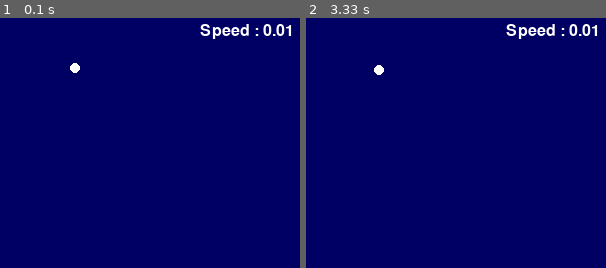
Above: before the commit, frames 1-2 (left to right).
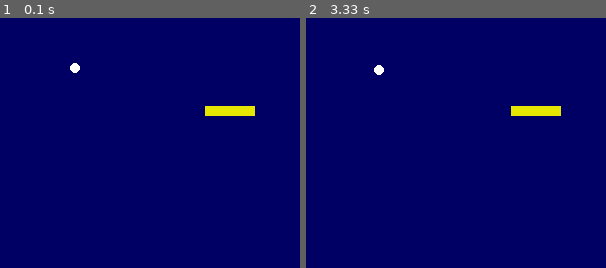
Above: after the commit, the same moments.

Repository: marK-Chow/pygame
Game: pygame game, started from bombcatcher.py
Same seed, same stepped clock (60 frames per second), same inputs: the game is played once before the commit and once after it.
Inputs:
- Up to frame 1 (0.1 s): no input
- Up to frame 2 (3.33 s): hold Right 0.33-0.8 s; hold Right 1.17-1.63 s; hold Left 1.67-2.2 s; hold Left 2.57-2.97 s
The pictures show only the part of the screen within x 50-100%, y 0-50%; the shares and areas given below are measured in that part.

The runs differ from the first frame. In frame 1, 1.4% of the frame differs, in the area x 66-97%, y 2-40%; in frame 2, 1.4%.

Commit message:
New class brick for test

Diff:
--- a/bombcatcher.py
+++ b/bombcatcher.py
@@ -68,6 +68,23 @@
         self.speed = 20
         self.color = blue
 
+class Brick(object):
+    def __init__(self):
+        self.show = False
+        self.width = 50
+        self.height = 10
+        self.color = yellow
+        self.x = random.randint(10, 590)
+        self.y = random.randint(40, 200)
+
+    def set_position(self, bomb):
+        while not self.show:
+            if bomb.x >= self.x and bomb.x <= self.x + self.width and bomb.y >= self.y and bomb.y <= self.y + self.height :
+                self.x = random.randint(10, 590)
+                self.y = random.randint(40, 200)
+            else :
+                self.show = True
+
 class BombCatcher(object):
     def __init__(self):
         self.score = 0
@@ -75,6 +92,9 @@
         self.game_over = False
         self.bomb = Bomb()
         self.catcher = Catcher()
+        self.brick = Brick()
+        self.brick.set_position(self.bomb)
+
 
 bcgame = BombCatcher()
 
@@ -103,7 +123,7 @@
     if bcgame.game_over:
         print_text(font1, 200, 200, "You lost!!! Please <Enter> to restart!!!")
     else :
-        if (bcgame.bomb.y + bcgame.bomb.radius) >= bcgame.catcher.y and bcgame.bomb.x >= bcgame.catcher.x and bcgame.bomb.x <= (bcgame.catcher.x + bcgame.catcher.width):
+        if ((bcgame.bomb.y + bcgame.bomb.radius) >= bcgame.catcher.y and bcgame.bomb.x >= bcgame.catcher.x and bcgame.bomb.x <= (bcgame.catcher.x + bcgame.catcher.width)) :
             bcgame.score += 1
             bcgame.bomb.down = False
             if bcgame.score % 5 == 0:
@@ -111,18 +131,26 @@
             bcgame.bomb.move()
         elif (bcgame.bomb.y + bcgame.bomb.radius) >= screen_h:
             bcgame.live -= 1
-
             if bcgame.live == 0 :
                 bcgame.game_over = True
             else :
                 time.sleep(0.3)
                 bcgame.bomb = Bomb()
+        elif ((bcgame.bomb.x + bcgame.bomb.radius) >= bcgame.brick.x and (bcgame.bomb.x - bcgame.bomb.radius) <= (bcgame.brick.x + bcgame.brick.width) and
+            (bcgame.bomb.y + bcgame.bomb.radius) >= bcgame.brick.y and (bcgame.bomb.y - bcgame.bomb.radius) <= (bcgame.brick.y + bcgame.brick.height)) :
+            bcgame.score += 1
+            bcgame.brick = Brick()
+            bcgame.brick.set_position(bcgame.bomb)
+            bcgame.bomb.down = not bcgame.bomb.down
+            bcgame.bomb.left = not bcgame.bomb.left
+            bcgame.bomb.move()
         else :
             bcgame.bomb.move()
 
+    pygame.draw.rect(screen, bcgame.brick.color, (bcgame.brick.x, bcgame.brick.y, bcgame.brick.width, bcgame.brick.height), 0)
     pygame.draw.rect(screen, bcgame.catcher.color, (bcgame.catcher.x, bcgame.catcher.y, bcgame.catcher.width,bcgame.catcher.height), 0)
     pygame.draw.circle(screen, bcgame.bomb.color, (int(bcgame.bomb.x), int(bcgame.bomb.y)), bcgame.bomb.radius, 0)
     print_text(font1, 5, 5, "Score : " + str(bcgame.score))
     print_text(font1, 5, 35, "Live : " + str(bcgame.live))
-    print_text(font1, 500, 5, "Speed : " + str(round(bcgame.bomb.speed,2)))
+    # print_text(font1, 500, 5, "Speed : " + str(round(bcgame.bomb.speed,2)))
     pygame.display.update()
